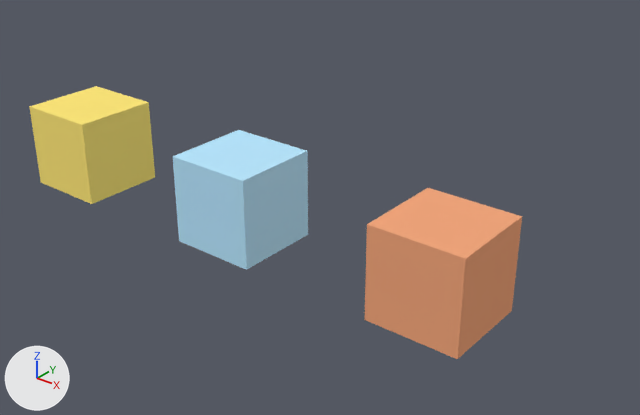
Renders of the Blender file media/Scene.blend from each side of a commit.
One viewpoint serves both versions: a 50 mm lens placed at (36.3, -37.4, 24.4), pointed at (5.6, 1.0, 0.6). The lights are fixed; the arrows at lower left show +X, +Y and +Z.
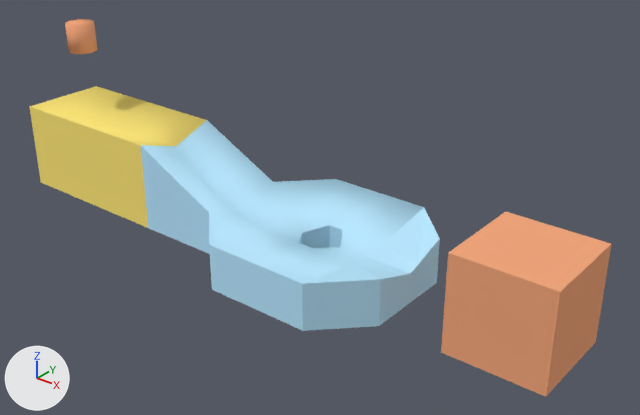
The change, as a list of edits to the scene's bpy script:
```text
Change me_cube01:
    used by ob_cube01; location = (-15.0, 0.0, 0.0)
    remove me_cube01.from_pydata(...)  # 8 vertices, 6 faces; spans x -3.0..3.0, y -3.0..3.0, z -3.0..3.0
    add me_cube01.from_pydata(...)  # 30 vertices, 28 faces; spans x -3.0..9.0, y -3.0..3.0, z -3.0..3.0
    me_cube01 part 1
    6 faces are deleted
    4 vertices are added at (3.0, 0.0, 2.0), (0.0, 0.0, 2.0), (6.0, 0.0, 2.0), (9.0, 0.0, 2.0)
    8 new vertices lie (3.0, 0.0, 0.0) away from vertices in x -3.0..3.0, y -3.0..3.0, z -3.0..3.0
    5 new vertices lie (0.0, -3.0, 0.0) away from vertices in x -3.0..6.0, y 3.0, z -3.0..3.0
    5 new vertices lie (3.0, 0.0, 0.0) away from vertices in x 6.0, y -3.0..3.0, z -3.0..3.0
    20 new faces join them
    8 new faces join them, smooth
Change me_cube02:
    used by ob_cube02; location = (0.0, 0.0, 0.0)
    remove me_cube02.from_pydata(...)  # 8 vertices, 6 faces; spans x -3.0..3.0, y -3.0..3.0, z -3.0..3.0
    add me_cube02.from_pydata(...)  # 70 vertices, 70 faces; spans x -3.0..16.0, y -6.0..6.0, z -3.0..3.0
    me_cube02 part 2
    2 vertices are removed from x 3.0, y -3.0..3.0, z 3.0
    6 faces are deleted
    44 vertices are added at x -3.0..16.0, y -6.0..6.0, z -3.0..2.25
    20 new vertices lie (3.0, 0.0, 0.0) away from vertices in x 3.0..13.0, y -6.0..6.0, z -3.0..0.0
    52 new faces join them
    18 new faces join them, smooth
Add me_cylinder:
    me_cylinder.from_pydata(...)  # an 8-sided cylinder along z spanning x -1.0..1.0, y -1.0..1.0, z -1.0..1.0
    me_cylinder.polygons.foreach_set('use_smooth', [True] * 24)
    me_cylinder.materials.append(mat_mat03)  # beige #f4a77d
Change ob_cube03:
    ob_cube03.location: (15.0, 0.0, 0.0) -> (20.0, 0.0, 0.0)
Change ob_cube02:
    ob_cube02.location: (0.0, 0.0, 0.0) -> (-3.0, 0.0, 0.0)
Add ob_cylinder:
    ob_cylinder = bpy.data.objects.new('Cylinder', me_cylinder)
    ob_cylinder.location = (-15.0, 0.0, 8.0)
```

Location of each change, (x1, y1, x2, y2) in pixels of the pictures (640 x 415 px):
'Cube02', reshaped, moved (121% wider, 50% taller): before (173, 130, 308, 270); after (141, 121, 440, 331)
'Cube03', moved: before (364, 188, 522, 359); after (441, 211, 612, 397)
'Cube01', reshaped (41% wider, 20% taller): before (29, 86, 155, 204); after (29, 86, 207, 228)
'Cylinder', added: after (65, 19, 97, 54)
